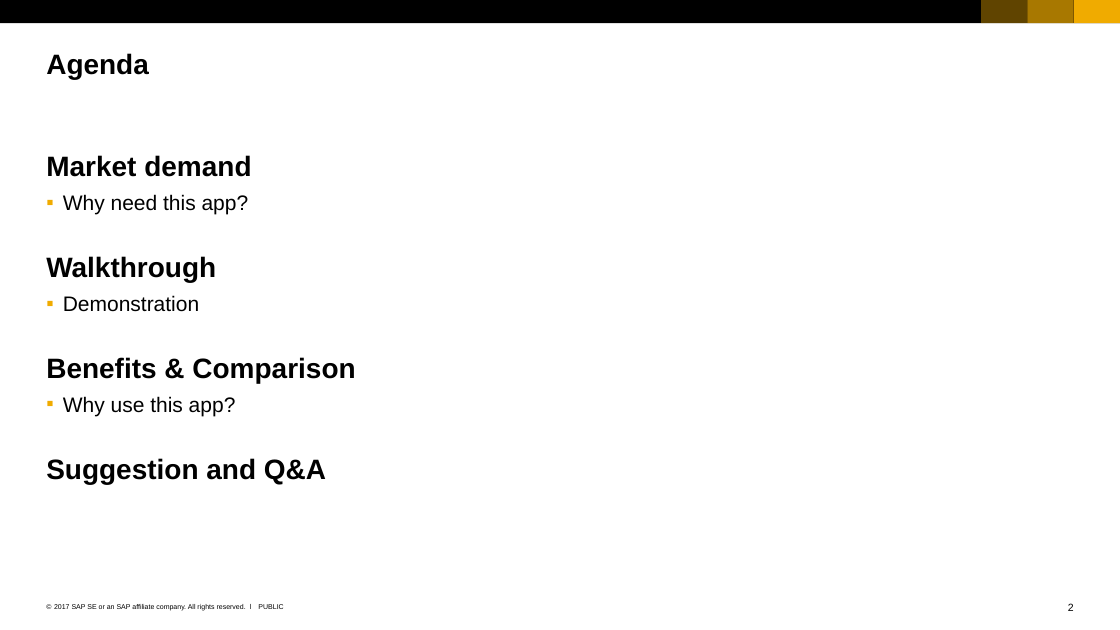
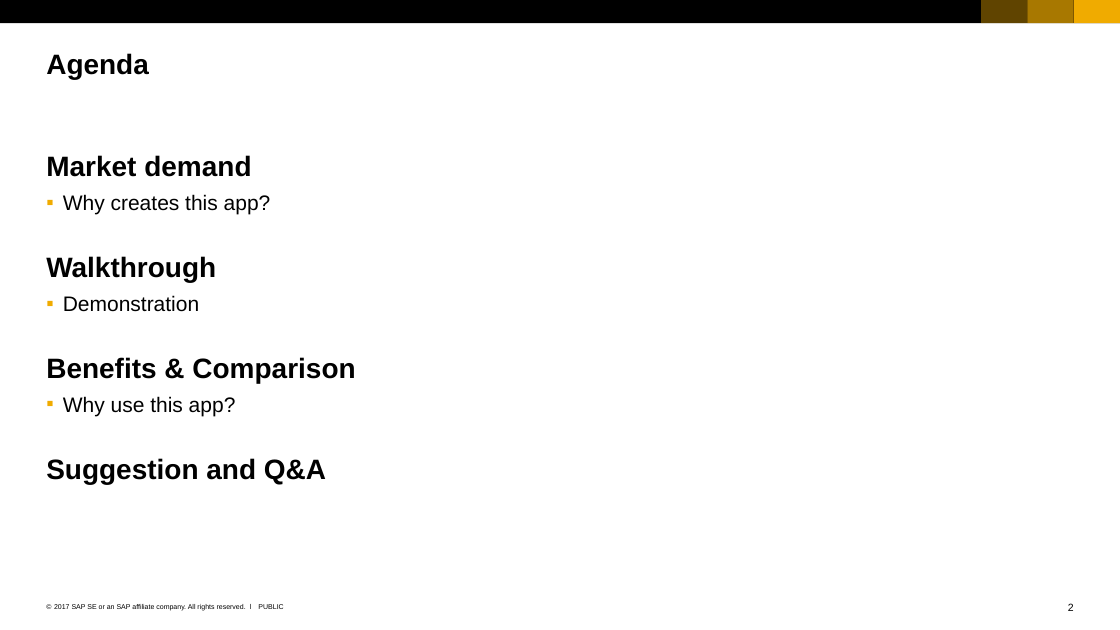
Before and after one commit to Ahaan17Saroch/Queue-Manager-Cloud-Dispatcher, a slide deck: slide 2 of SAP_2017_16x9_black_and_white.pptx. Drawn at 1120x630 pixels with LibreOffice and Linux fonts; fonts in the diff are those of the drawing. Boxes give left, top, right and bottom in pixels: in the first picture for what was removed or moved away, otherwise in the second. Text is boxed around its words. In the diff, an @@ line names an element or a change of style, - is before the commit and + after.

```diff
--- a/SAP_2017_16x9_black_and_white.pptx
+++ b/SAP_2017_16x9_black_and_white.pptx
@@ text at (63, 194, 271, 214): text changed @@
-  ▪ Why need this app?
+  ▪ Why creates this app?
```
Also in this commit, not shown: 4 other slides changed, 1 slide added, 2 other files.
